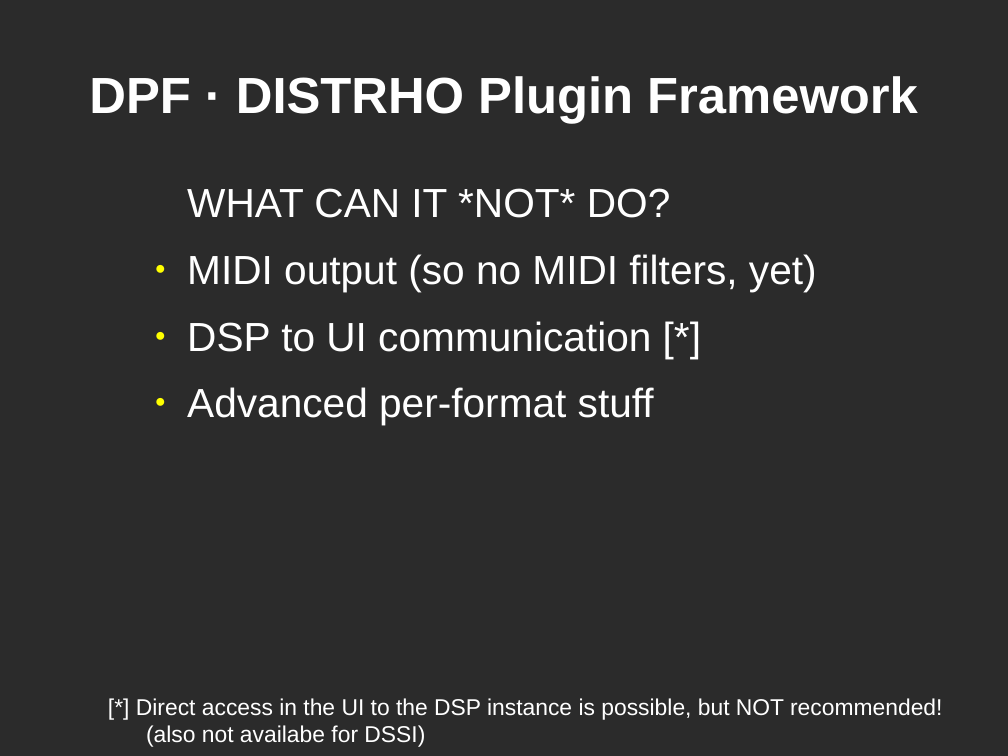
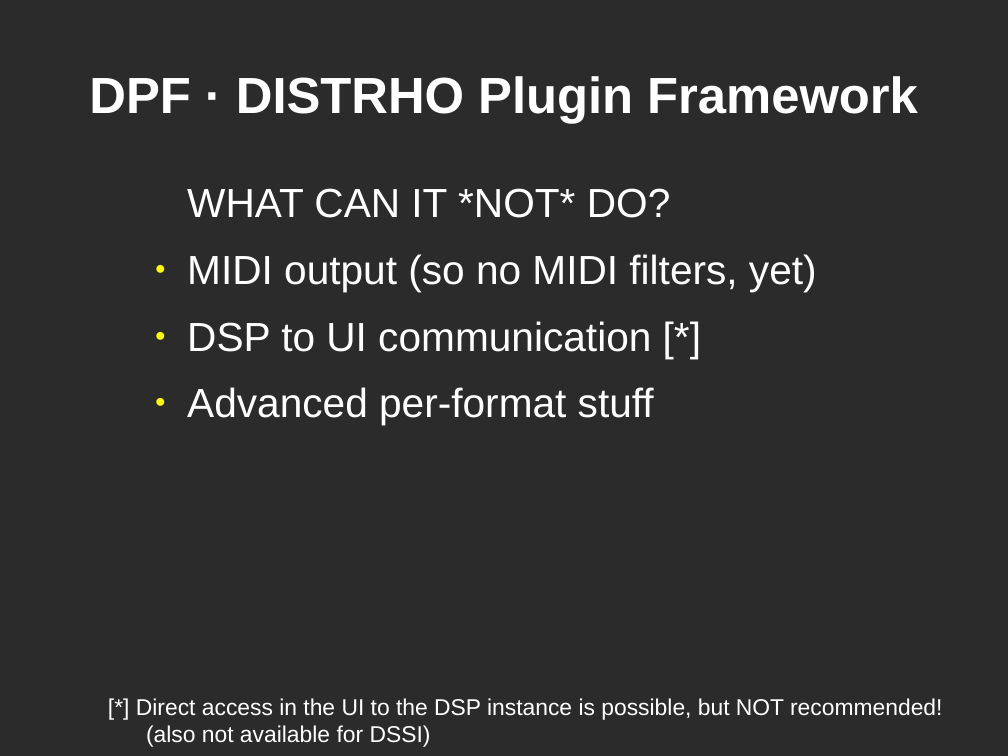
Before and after one commit to DISTRHO/DPF, a slide deck: slide 7 of lac/2014-small-talk.odp (slide 6 before the commit). Drawn at 1008x756 pixels with LibreOffice and Linux fonts; fonts in the diff are those of the drawing; background and template pictures are left out; a plain dark background stands for a picture behind light text. Boxes give left, top, right and bottom in pixels: in the first picture for what was removed or moved away, otherwise in the second. Text is boxed around its words. In the diff, an @@ line names an element or a change of style, - is before the commit and + after.

```diff
--- a/lac/2014-small-talk.odp
+++ b/lac/2014-small-talk.odp
@@ title at bbox=[136, 698, 942, 747]: text changed @@
-[*] Direct access in the UI to the DSP instance is possible, but NOT recommended!
-(also not availabe for DSSI)
+[*] Direct access in the UI to the DSP instance is possible, but NOT recommended!
+(also not available for DSSI)
```
Also in this commit, not shown: 1 other slide changed, 2 slides added, 1 other file.
